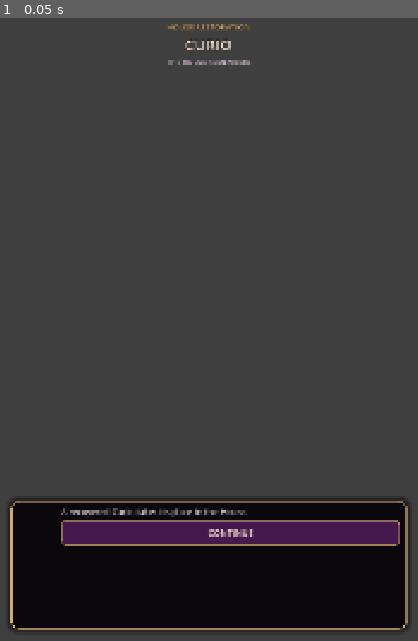
Above: before the commit, frame 1.
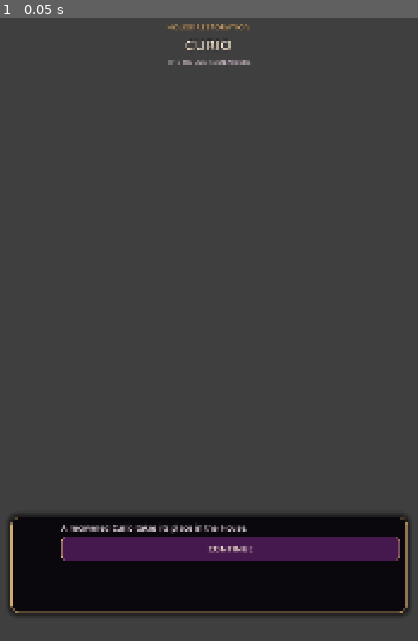
Above: after the commit, the same moment.

Repository: Jay-prodesign/akilta-match3
Game: Godot game, scene res://src/ui/home/restoration_overlay.tscn
Two runs of this game, one before a commit and one after it. Both use one fixed random seed, a clock stepped at 60 frames per second and the inputs below. This scene is started directly instead of the project's main scene.
Inputs:
- Up to frame 1 (0.05 s): no input

The runs differ from the first frame. In frame 1, 10% of the frame differs, in the area x 1-99%, y 77-99%.

Commit message:
Keep authored restoration summary compact over House world

Diff:
--- a/src/ui/home/restoration_overlay.tscn
+++ b/src/ui/home/restoration_overlay.tscn
@@ -103,9 +103,9 @@
 [node name="CeremonyCard" type="PanelContainer" parent="."]
 layout_mode = 1
 anchor_left = 0.06
-anchor_top = 0.68
+anchor_top = 0.70
 anchor_right = 0.94
-anchor_bottom = 0.84
+anchor_bottom = 0.82
 grow_horizontal = 2
 grow_vertical = 2
 theme_override_styles/panel = SubResource("Card")
